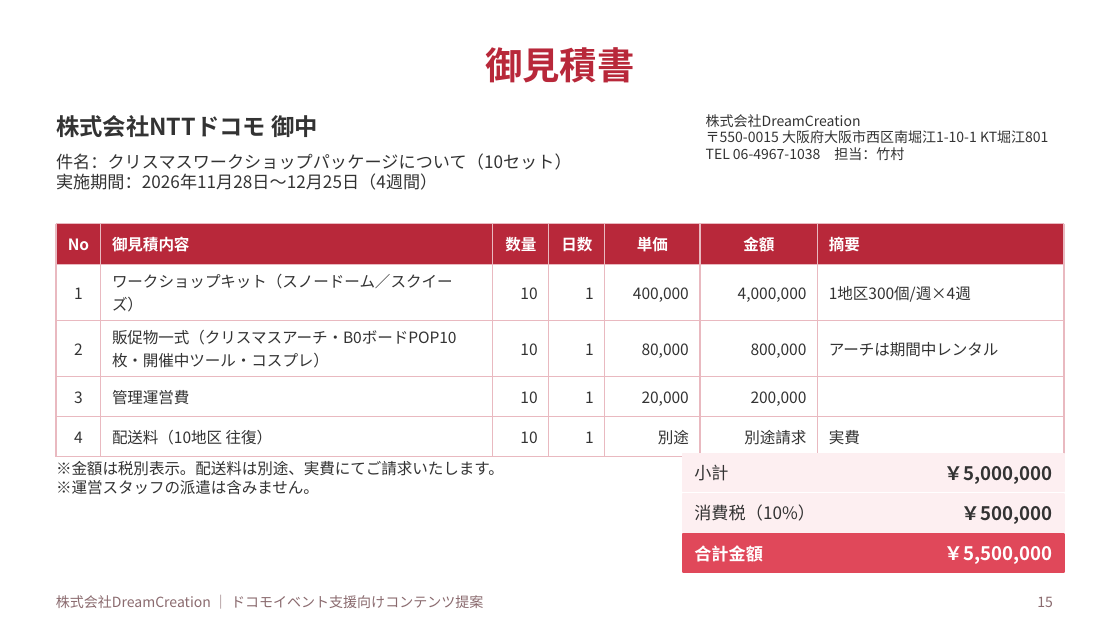
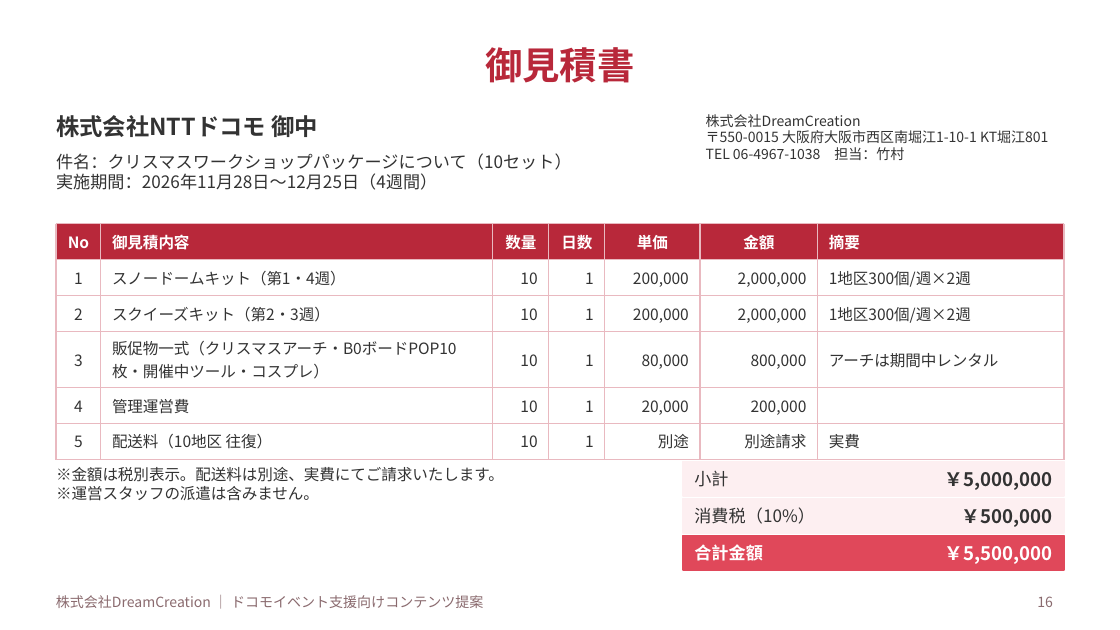
Before and after one commit to lunamax77/-next-vision, a slide deck: slide 16 of docs/proposals/2026-12_docomo_christmas-ws/企画書_NTTドコモ_クリスマスWS.pptx (slide 15 before the commit). Drawn at 1120x630 pixels with LibreOffice and Linux fonts; fonts in the diff are those of the drawing. Boxes give left, top, right and bottom in pixels: in the first picture for what was removed or moved away, otherwise in the second. Text is boxed around its words. In the diff, an @@ line names an element or a change of style, - is before the commit and + after.

```diff
--- a/docs/proposals/2026-12_docomo_christmas-ws/企画書_NTTドコモ_クリスマスWS.pptx
+++ b/docs/proposals/2026-12_docomo_christmas-ws/企画書_NTTドコモ_クリスマスWS.pptx
@@ table at box(56, 224, 1064, 453) @@
-row 2: 1 | ワークショップキット（スノードーム／スクイーズ） | 10 | 1 | 400,000 | 4,000,000 | 1地区300個/週×4週
-row 3: 2 | 販促物一式（クリスマスアーチ・B0ボードPOP10枚・開催中ツール・コスプレ） | 10 | 1 | 80,000 | 800,000 | アーチは期間中レンタル
-row 4: 3 | 管理運営費 | 10 | 1 | 20,000 | 200,000 | 
-row 5: 4 | 配送料（10地区 往復） | 10 | 1 | 別途 | 別途請求 | 実費
+row 2: 1 | スノードームキット（第1・4週） | 10 | 1 | 200,000 | 2,000,000 | 1地区300個/週×2週
+row 3: 2 | スクイーズキット（第2・3週） | 10 | 1 | 200,000 | 2,000,000 | 1地区300個/週×2週
+row 4: 3 | 販促物一式（クリスマスアーチ・B0ボードPOP10枚・開催中ツール・コスプレ） | 10 | 1 | 80,000 | 800,000 | アーチは期間中レンタル
+row 5: 4 | 管理運営費 | 10 | 1 | 20,000 | 200,000 | 
+row 6: 5 | 配送料（10地区 往復） | 10 | 1 | 別途 | 別途請求 | 実費
@@ 3 texts, 2 rectangles: place and size @@
-3 texts, 2 rectangles at box(56, 454, 1064, 532)
+3 texts, 2 rectangles at box(56, 461, 1064, 533)
@@ page number at box(1037, 596, 1053, 607): text changed @@
-15
+16
```
Also in this commit, not shown: 6 other slides changed, 1 slide added, 4 other files.
